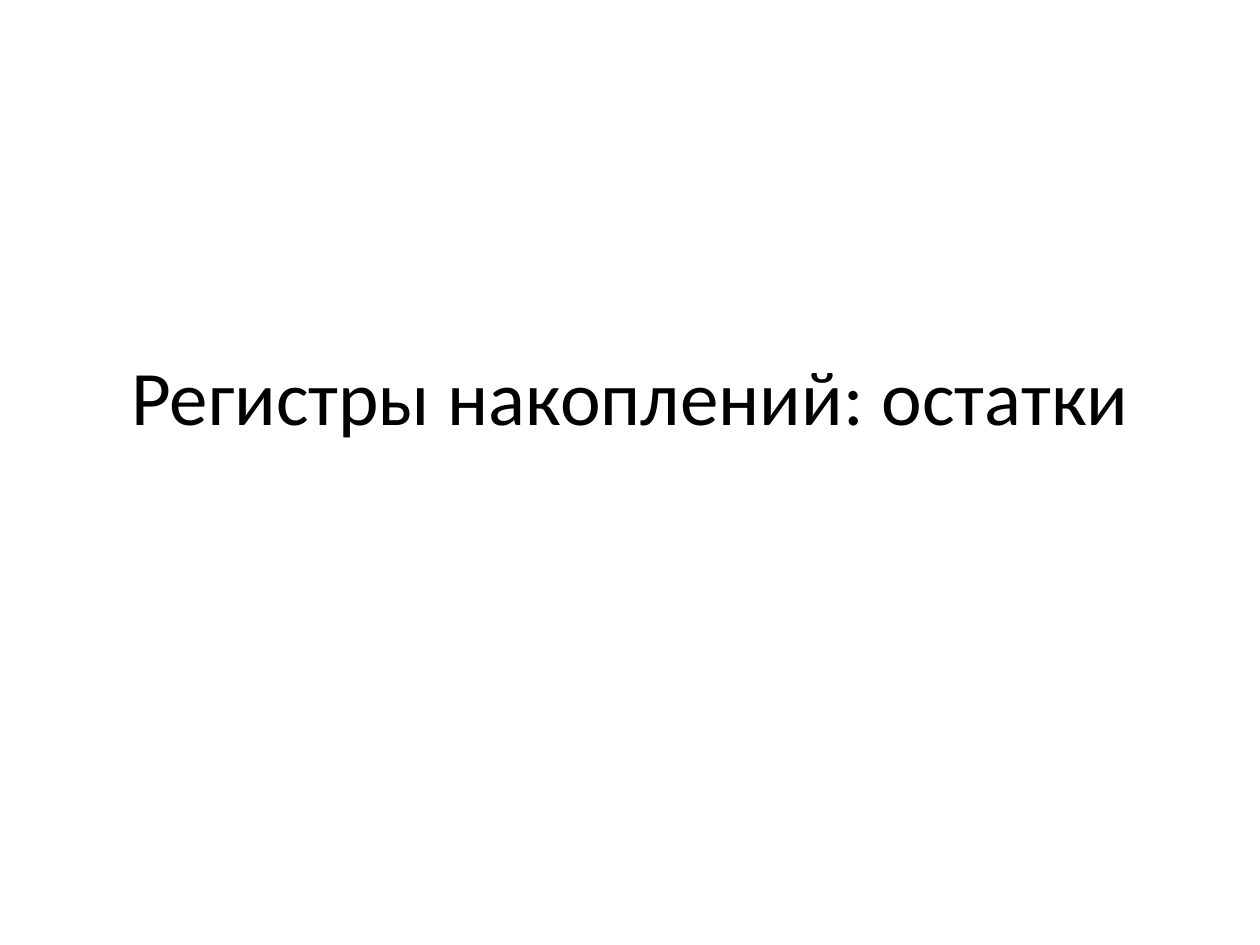
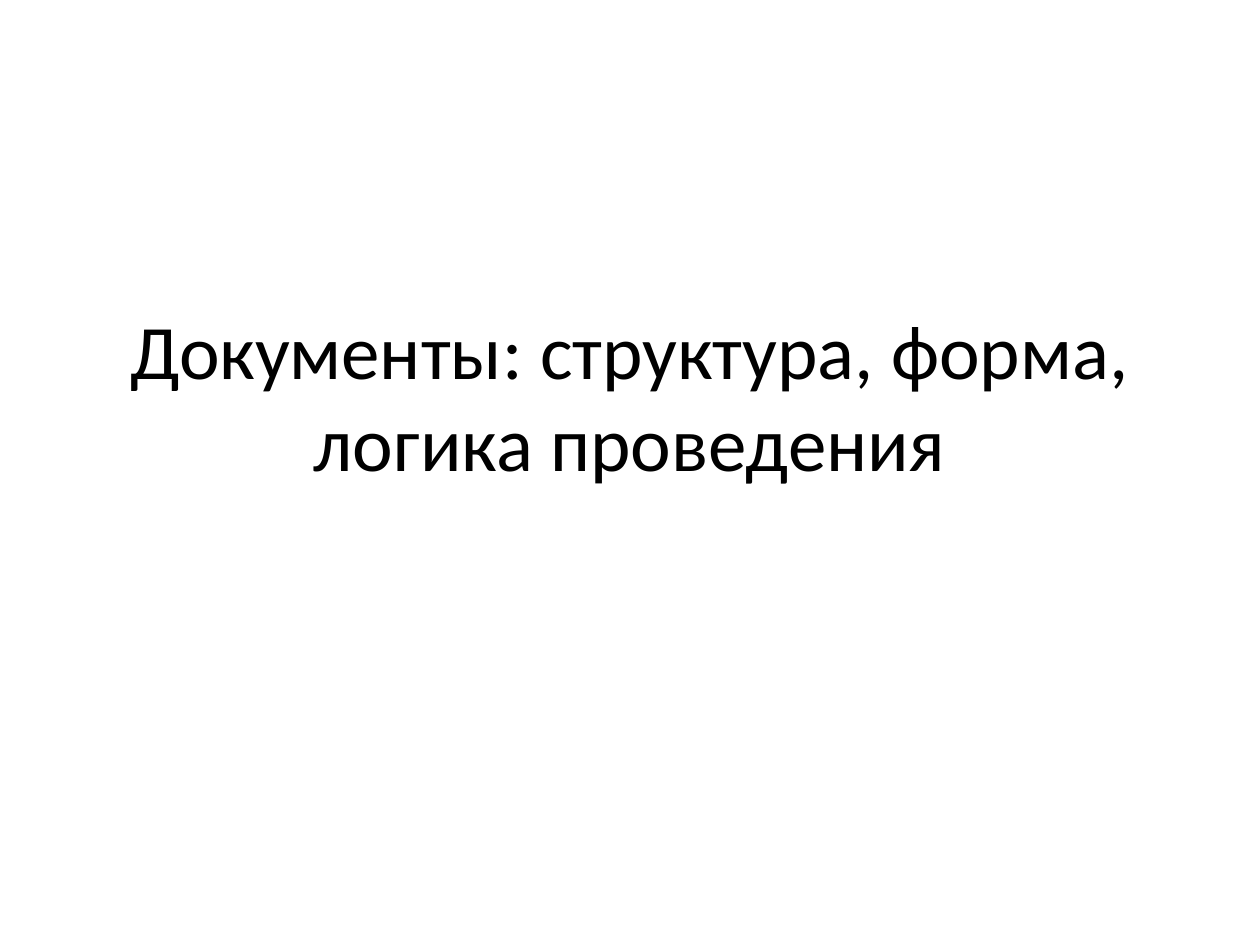
Before and after one commit to mbdatateach/site, a slide deck: slide 1 of 4ис/практика 4.pptx. Drawn at 1260x945 pixels with LibreOffice and Linux fonts; fonts in the diff are those of the drawing. Boxes give left, top, right and bottom in pixels: in the first picture for what was removed or moved away, otherwise in the second. Text is boxed around its words. In the diff, an @@ line names an element or a change of style, - is before the commit and + after.

```diff
--- a/4ис/практика 4.pptx
+++ b/4ис/практика 4.pptx
@@ title at (130,327,1128,484): text changed @@
-Регистры накоплений: остатки
+Документы: структура, форма, логика проведения
```
Also in this commit, not shown: 6 slides added, 6 slides removed, 30 other files.
